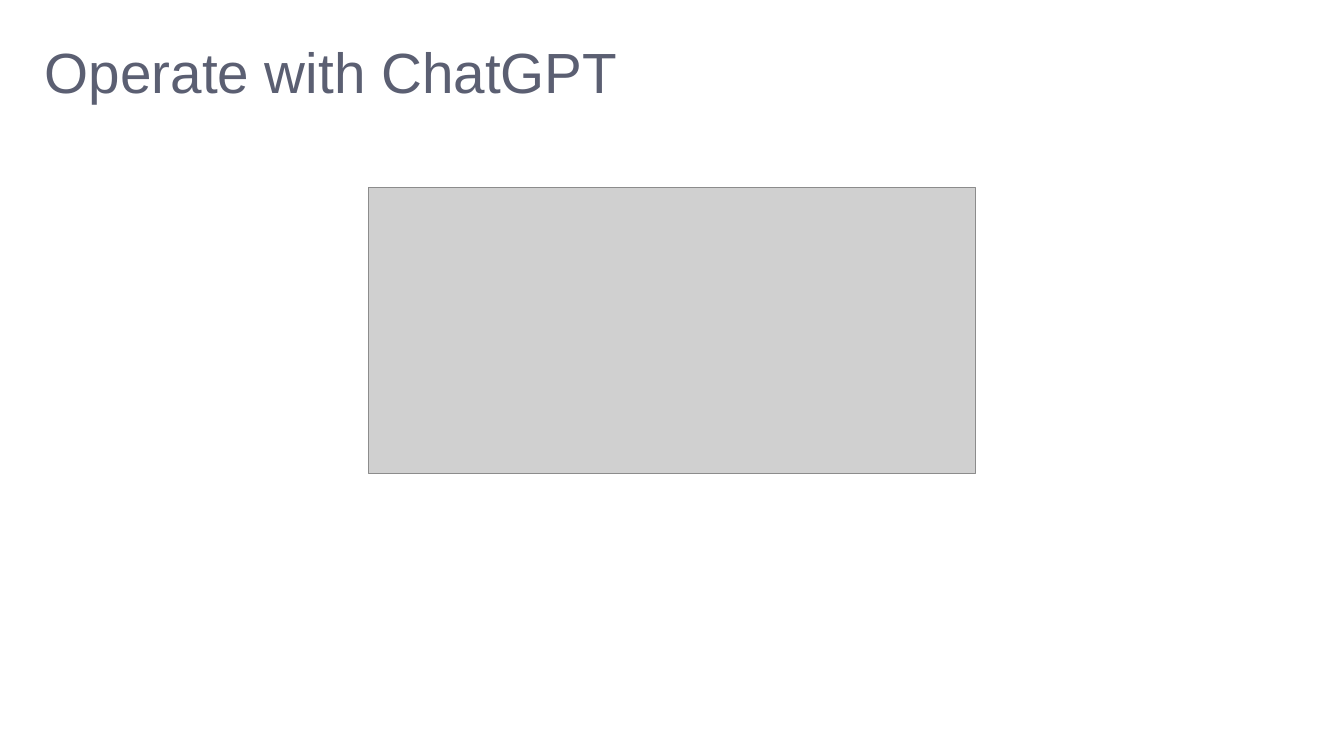
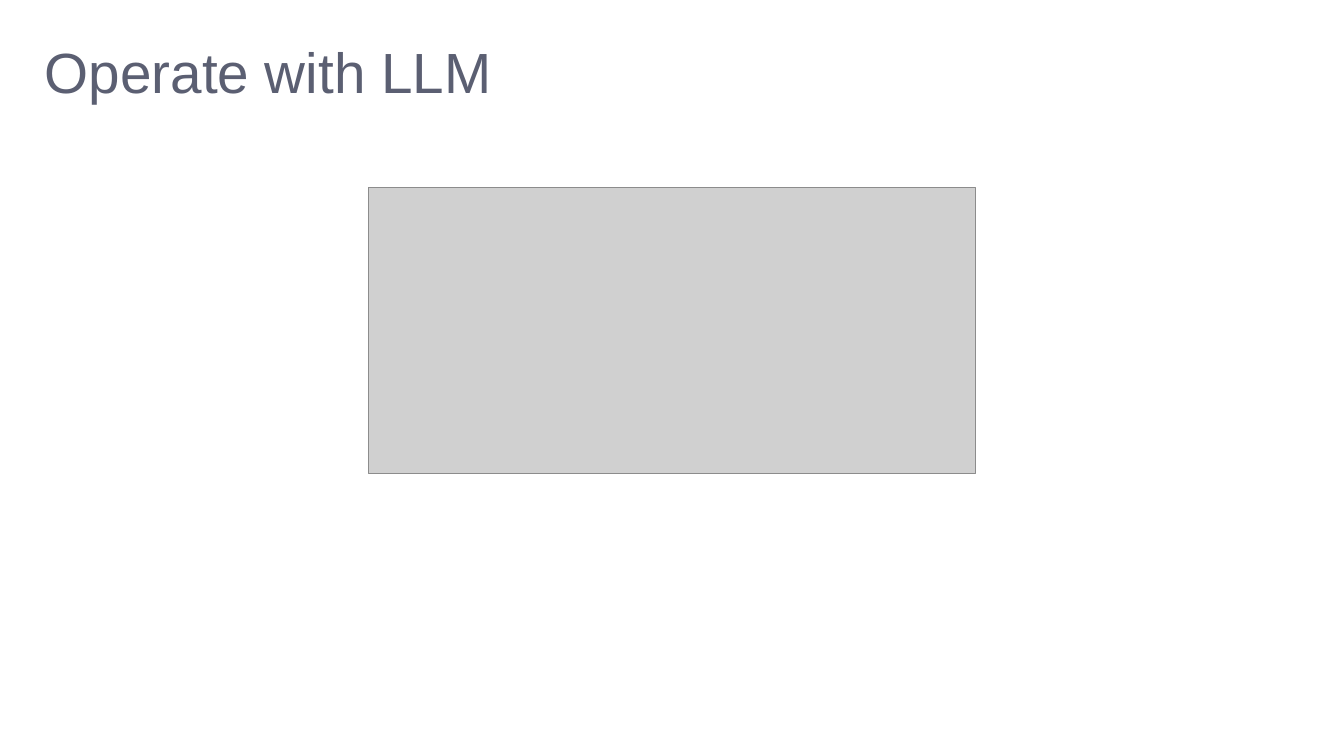
Before and after one commit to LeeMoofon0222/Vizuro_Intern, a slide deck: slide 15 of ckd_process/kidney_disease.pptx (slide 14 before the commit). Drawn at 1344x756 pixels with LibreOffice and Linux fonts; fonts in the diff are those of the drawing; grey boxes stand for pictures; background and template pictures are left out. Boxes give left, top, right and bottom in pixels: in the first picture for what was removed or moved away, otherwise in the second. Text is boxed around its words. In the diff, an @@ line names an element or a change of style, - is before the commit and + after.

```diff
--- a/ckd_process/kidney_disease.pptx
+++ b/ckd_process/kidney_disease.pptx
@@ text at [45,52,491,103]: text changed @@
-Operate with ChatGPT
+Operate with LLM
```
Also in this commit, not shown: 1 other slide changed, 9 slides added, 2 slides removed, 23 other files.
